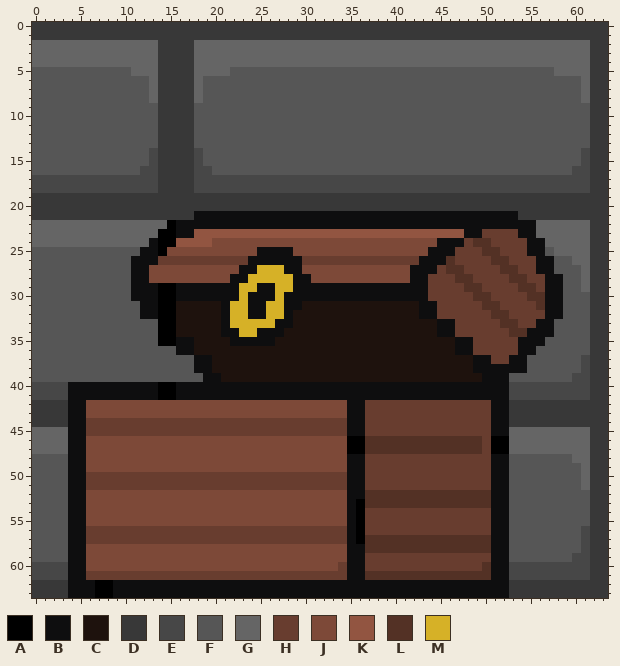
File history of a pixel-art sprite, Assets/Chest_Empty.png. Above, as it was before the edit.
The file is 64x64 pixels. Colours within 5 levels of each other are drawn and written as one.
Palette (. is transparent): A #000000  B #0e0e0f  C #1e120d  D #383838  E #474747  F #565656  G #656565  H #683d2f  J #7d4938  K #925541  L #533125  M #d6b127
Pixels before (only the part around the change), first column x 0:
 0 DDDDDDDDDDDDDDDDDDDDDDDDDDDDDDDDDDDDDDDDDDDDDDDDDDDDDDDDDDDDDDDD
 1 DDDDDDDDDDDDDDDDDDDDDDDDDDDDDDDDDDDDDDDDDDDDDDDDDDDDDDDDDDDDDDDD
 2 GGGGGGGGGGGGGGDDDDGGGGGGGGGGGGGGGGGGGGGGGGGGGGGGGGGGGGGGGGGGGGDD
 3 GGGGGGGGGGGGGGDDDDGGGGGGGGGGGGGGGGGGGGGGGGGGGGGGGGGGGGGGGGGGGGDD
 4 GGGGGGGGGGGGGGDDDDGGGGGGGGGGGGGGGGGGGGGGGGGGGGGGGGGGGGGGGGGGGGDD
 5 FFFFFFFFFFFGGGDDDDGGGGFFFFFFFFFFFFFFFFFFFFFFFFFFFFFFFFFFFFGGGGDD
 6 FFFFFFFFFFFFFGDDDDGFFFFFFFFFFFFFFFFFFFFFFFFFFFFFFFFFFFFFFFFFFGDD
 7 FFFFFFFFFFFFFGDDDDGFFFFFFFFFFFFFFFFFFFFFFFFFFFFFFFFFFFFFFFFFFGDD
 8 FFFFFFFFFFFFFGDDDDGFFFFFFFFFFFFFFFFFFFFFFFFFFFFFFFFFFFFFFFFFFGDD
 9 FFFFFFFFFFFFFFDDDDFFFFFFFFFFFFFFFFFFFFFFFFFFFFFFFFFFFFFFFFFFFFDD
10 FFFFFFFFFFFFFFDDDDFFFFFFFFFFFFFFFFFFFFFFFFFFFFFFFFFFFFFFFFFFFFDD
11 FFFFFFFFFFFFFFDDDDFFFFFFFFFFFFFFFFFFFFFFFFFFFFFFFFFFFFFFFFFFFFDD
12 FFFFFFFFFFFFFFDDDDFFFFFFFFFFFFFFFFFFFFFFFFFFFFFFFFFFFFFFFFFFFFDD
13 FFFFFFFFFFFFFFDDDDFFFFFFFFFFFFFFFFFFFFFFFFFFFFFFFFFFFFFFFFFFFFDD
14 FFFFFFFFFFFFFEDDDDEFFFFFFFFFFFFFFFFFFFFFFFFFFFFFFFFFFFFFFFFFFEDD
15 FFFFFFFFFFFFFEDDDDEFFFFFFFFFFFFFFFFFFFFFFFFFFFFFFFFFFFFFFFFFFEDD
16 FFFFFFFFFFFFEEDDDDEEFFFFFFFFFFFFFFFFFFFFFFFFFFFFFFFFFFFFFFFFEEDD
17 EEEEEEEEEEEEEEDDDDEEEEEEEEEEEEEEEEEEEEEEEEEEEEEEEEEEEEEEEEEEEEDD
18 EEEEEEEEEEEEEEDDDDEEEEEEEEEEEEEEEEEEEEEEEEEEEEEEEEEEEEEEEEEEEEDD
19 DDDDDDDDDDDDDDDDDDDDDDDDDDDDDDDDDDDDDDDDDDDDDDDDDDDDDDDDDDDDDDDD
20 DDDDDDDDDDDDDDDDDDDDDDDDDDDDDDDDDDDDDDDDDDDDDDDDDDDDDDDDDDDDDDDD
21 DDDDDDDDDDDDDDDDDDBBBBBBBBBBBBBBBBBBBBBBBBBBBBBBBBBBBBDDDDDDDDDD
22 GGGGGGGGGGGGGGGABBBBBBBBBBBBBBBBBBBBBBBBBBBBBBBBBBBBBBBBGGGGGGDD
23 GGGGGGGGGGGGGGAABBKKKKKKKKKKKKKKKKKKKKKKKKKKKKKKBBHHHHBBGGGGGGDD
24 GGGGGGGGGGGGGBAAKKKKJJJJJJJJJJJJJJJJJJJJJJJJJBBBHLLHHHHBBGGGGGDD
25 FFFFFFFFFFFFBBAJJJJJJJJJJBBBBJJJJJJJJJJJJJJJBBBHHHLLHHHBBFGGGGDD
26 FFFFFFFFFFFBBBHHHHHHHHHHBBBBBBHHHHHHHHHHHHHBBBLHHHHLLHHHBBFFGGDD
27 FFFFFFFFFFFBBJJJJJJJJJJBBMMMBBJJJJJJJJJJJJBBBHLLHHHHLLHHBBFFFGDD
28 FFFFFFFFFFFBBJJJJJJJJJBBMMMMMBBJJJJJJJJJJJBBHHHLLHHHHLLHHBBFFGDD
29 FFFFFFFFFFFBBBAABBBBBBBMMBBMMBBBBBBBBBBBBBBBHHHHLLHHHHLLHBBFFGDD
30 FFFFFFFFFFFBBBAABBBBBBBMBBBMBBBBBBBBBBBBBBBBHHHHHLLHHHHLLBBFFFDD
31 FFFFFFFFFFFFBBAACCCCCBMMBBMMBBCCCCCCCCCCCCCBBHHHHHLLHHHHLBBFFFDD
32 FFFFFFFFFFFFBBAACCCCCBMMBBMMBCCCCCCCCCCCCCCBBHHHHHHLLHHHHBBFFFDD
33 FFFFFFFFFFFFFFAACCCCCBMMMMMBBCCCCCCCCCCCCCCCCBBHHHHHLLHHBBFFFFDD
34 FFFFFFFFFFFFFFAACCCCCBBMMBBBCCCCCCCCCCCCCCCCCBBHHHHHHLLBBBFFFFDD
35 FFFFFFFFFFFFFFAABBCCCCBBBBBCCCCCCCCCCCCCCCCCCCCBBHHHHHBBBFFFFFDD
36 FFFFFFFFFFFFFFFFBBCCCCCCCCCCCCCCCCCCCCCCCCCCCCCBBHHHHHBBFFFFFFDD
37 FFFFFFFFFFFFFFFFFFBBCCCCCCCCCCCCCCCCCCCCCCCCCCCCCBBHHBBFFFFFFEDD
38 FFFFFFFFFFFFFFFFFFBBCCCCCCCCCCCCCCCCCCCCCCCCCCCCCBBBBBBFFFFFFEDD
39 FFFFFFFFFFFFFFFFFFFBBCCCCCCCCCCCCCCCCCCCCCCCCCCCCCBBBFFFFFFFEEDD
40 EEEEBBBBBBBBBBAABBBBBBBBBBBBBBBBBBBBBBBBBBBBBBBBBBBBBEEEEEEEEEDD
41 EEEEBBBBBBBBBBAABBBBBBBBBBBBBBBBBBBBBBBBBBBBBBBBBBBBBEEEEEEEEEDD
42 DDDDBBJJJJJJJJJJJJJJJJJJJJJJJJJJJJJBBHHHHHHHHHHHHHHBBDDDDDDDDDDD
43 DDDDBBJJJJJJJJJJJJJJJJJJJJJJJJJJJJJBBHHHHHHHHHHHHHHBBDDDDDDDDDDD
44 DDDDBBHHHHHHHHHHHHHHHHHHHHHHHHHHHHHBBHHHHHHHHHHHHHHBBDDDDDDDDDDD
45 GGGGBBHHHHHHHHHHHHHHHHHHHHHHHHHHHHHBBHHHHHHHHHHHHHHBBGGGGGGGGGDD
46 GGGGBBJJJJJJJJJJJJJJJJJJJJJJJJJJJJJAALLLLLLLLLLLLLHAAGGGGGGGGGDD
47 GGGGBBJJJJJJJJJJJJJJJJJJJJJJJJJJJJJAALLLLLLLLLLLLLHAAGGGGGGGGGDD
48 FFFFBBJJJJJJJJJJJJJJJJJJJJJJJJJJJJJBBHHHHHHHHHHHHHHBBFFFFFFFGGDD
49 FFFFBBJJJJJJJJJJJJJJJJJJJJJJJJJJJJJBBHHHHHHHHHHHHHHBBFFFFFFFFGDD
50 FFFFBBHHHHHHHHHHHHHHHHHHHHHHHHHHHHHBBHHHHHHHHHHHHHHBBFFFFFFFFGDD
51 FFFFBBHHHHHHHHHHHHHHHHHHHHHHHHHHHHHBBHHHHHHHHHHHHHHBBFFFFFFFFGDD
52 FFFFBBJJJJJJJJJJJJJJJJJJJJJJJJJJJJJBBLLLLLLLLLLLLLLBBFFFFFFFFFDD
53 FFFFBBJJJJJJJJJJJJJJJJJJJJJJJJJJJJJBALLLLLLLLLLLLLLBBFFFFFFFFFDD
54 FFFFBBJJJJJJJJJJJJJJJJJJJJJJJJJJJJJBAHHHHHHHHHHHHHHBBFFFFFFFFFDD
55 FFFFBBJJJJJJJJJJJJJJJJJJJJJJJJJJJJJBAHHHHHHHHHHHHHHBBFFFFFFFFFDD
56 FFFFBBHHHHHHHHHHHHHHHHHHHHHHHHHHHHHBAHHHHHHHHHHHHHHBBFFFFFFFFEDD
57 FFFFBBHHHHHHHHHHHHHHHHHHHHHHHHHHHHHBALLLLLLLLLLLLLLBBFFFFFFFFEDD
58 FFFFBBJJJJJJJJJJJJJJJJJJJJJJJJJJJJJBBLLLLLLLLLLLLLLBBFFFFFFFFEDD
59 FFFFBBJJJJJJJJJJJJJJJJJJJJJJJJJJJJJBBHHHHHHHHHHHHHHBBFFFFFFFEEDD
60 EEEEBBJJJJJJJJJJJJJJJJJJJJJJJJJJJJHBBHHHHHHHHHHHHHLBBEEEEEEEEEDD
61 EEEEBBHHHHHHHHHHHHHHHHHHHHHHHHHHHHHBBLLLLLLLLLLLLLLBBEEEEEEEEEDD
62 DDDDBBBAABBBBBBBBBBBBBBBBBBBBBBBBBBBBBBBBBBBBBBBBBBBBDDDDDDDDDDD
63 DDDDBBBAABBBBBBBBBBBBBBBBBBBBBBBBBBBBBBBBBBBBBBBBBBBBDDDDDDDDDDD
The same view after the edit:
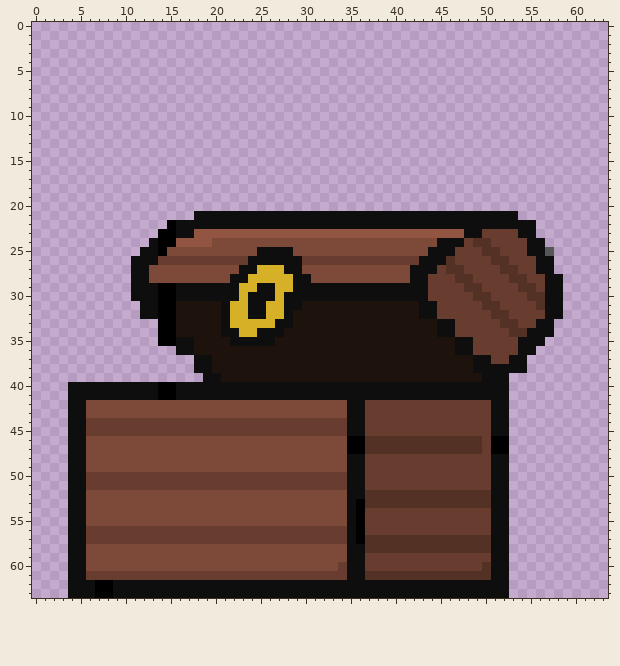
Edits made:
y 0..1: x 0..63 DDDDDDDDDDDDDDDDDDDDDDDDDDDDDDDDDDDDDDDDDDDDDDDDDDDDDDDDDDDDDDDD -> ................................................................
y 2..4: x 0..63 GGGGGGGGGGGGGGDDDDGGGGGGGGGGGGGGGGGGGGGGGGGGGGGGGGGGGGGGGGGGGGDD -> ................................................................
y 5: x 0..63 FFFFFFFFFFFGGGDDDDGGGGFFFFFFFFFFFFFFFFFFFFFFFFFFFFFFFFFFFFGGGGDD -> ................................................................
y 6..8: x 0..63 FFFFFFFFFFFFFGDDDDGFFFFFFFFFFFFFFFFFFFFFFFFFFFFFFFFFFFFFFFFFFGDD -> ................................................................
y 9..13: x 0..63 FFFFFFFFFFFFFFDDDDFFFFFFFFFFFFFFFFFFFFFFFFFFFFFFFFFFFFFFFFFFFFDD -> ................................................................
y 14..15: x 0..63 FFFFFFFFFFFFFEDDDDEFFFFFFFFFFFFFFFFFFFFFFFFFFFFFFFFFFFFFFFFFFEDD -> ................................................................
y 16: x 0..63 FFFFFFFFFFFFEEDDDDEEFFFFFFFFFFFFFFFFFFFFFFFFFFFFFFFFFFFFFFFFEEDD -> ................................................................
y 17..18: x 0..63 EEEEEEEEEEEEEEDDDDEEEEEEEEEEEEEEEEEEEEEEEEEEEEEEEEEEEEEEEEEEEEDD -> ................................................................
y 19..20: x 0..63 DDDDDDDDDDDDDDDDDDDDDDDDDDDDDDDDDDDDDDDDDDDDDDDDDDDDDDDDDDDDDDDD -> ................................................................
y 21: x 0..17 DDDDDDDDDDDDDDDDDD -> ..................; x 54..63 DDDDDDDDDD -> ..........
y 22: x 0..14 GGGGGGGGGGGGGGG -> ...............; x 56..63 GGGGGGDD -> ........
y 23: x 0..13 GGGGGGGGGGGGGG -> ..............; x 56..63 GGGGGGDD -> ........
y 24: x 0..12 GGGGGGGGGGGGG -> .............; x 57..63 GGGGGDD -> .......
y 25: x 0..11 FFFFFFFFFFFF -> ............; x 58..63 GGGGDD -> ......
y 26: x 0..10 FFFFFFFFFFF -> ...........; x 58..63 FFGGDD -> ......
y 27: x 0..10 FFFFFFFFFFF -> ...........; x 58..63 FFFGDD -> ......
y 28..29: x 0..10 FFFFFFFFFFF -> ...........; x 59..63 FFGDD -> .....
y 30: x 0..10 FFFFFFFFFFF -> ...........; x 59..63 FFFDD -> .....
y 31..32: x 0..11 FFFFFFFFFFFF -> ............; x 59..63 FFFDD -> .....
y 33..34: x 0..13 FFFFFFFFFFFFFF -> ..............; x 58..63 FFFFDD -> ......
y 35: x 0..13 FFFFFFFFFFFFFF -> ..............; x 57..63 FFFFFDD -> .......
y 36: x 0..15 FFFFFFFFFFFFFFFF -> ................; x 56..63 FFFFFFDD -> ........
y 37..38: x 0..17 FFFFFFFFFFFFFFFFFF -> ..................; x 55..63 FFFFFFEDD -> .........
y 39: x 0..18 FFFFFFFFFFFFFFFFFFF -> ...................; x 53..63 FFFFFFFEEDD -> ...........
y 40..41: x 0..3 EEEE -> ....; x 53..63 EEEEEEEEEDD -> ...........
y 42..44: x 0..3 DDDD -> ....; x 53..63 DDDDDDDDDDD -> ...........
y 45..47: x 0..3 GGGG -> ....; x 53..63 GGGGGGGGGDD -> ...........
y 48: x 0..3 FFFF -> ....; x 53..63 FFFFFFFGGDD -> ...........
y 49..51: x 0..3 FFFF -> ....; x 53..63 FFFFFFFFGDD -> ...........
y 52..55: x 0..3 FFFF -> ....; x 53..63 FFFFFFFFFDD -> ...........
y 56..58: x 0..3 FFFF -> ....; x 53..63 FFFFFFFFEDD -> ...........
y 59: x 0..3 FFFF -> ....; x 53..63 FFFFFFFEEDD -> ...........
y 60..61: x 0..3 EEEE -> ....; x 53..63 EEEEEEEEEDD -> ...........
y 62..63: x 0..3 DDDD -> ....; x 53..63 DDDDDDDDDDD -> ...........
Changed places in both pictures, as pixel boxes (x1, y1, x2, y2):
erased: (32, 22, 608, 598)
